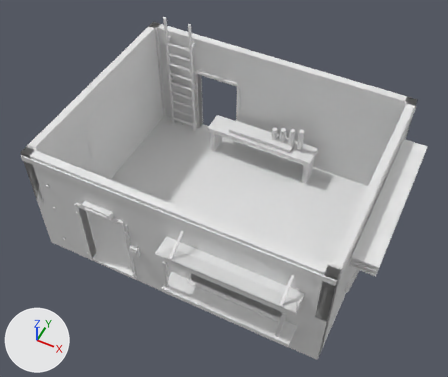
The OBJ model assets/tts/faultline-first-ruin-r1/assay-lab-open.obj: old version first, new version second.
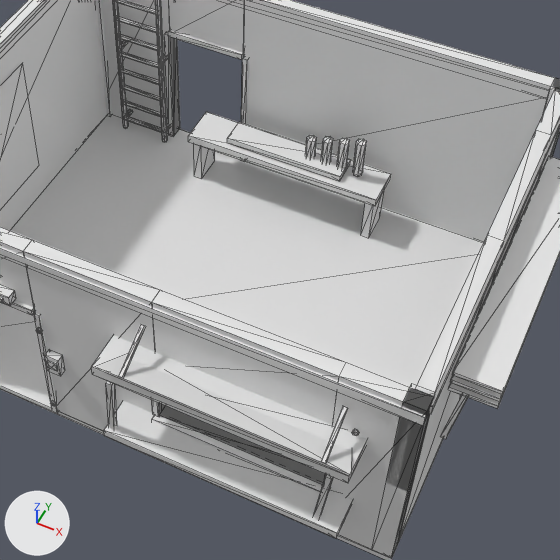
There are two pictures of each version: one whole from a 50 mm lens placed at (4.04, -8.23, 11.19), pointed at (0.16, -0.46, 1.49), one close up on the part from 23% to 91% of the width and 14% to 95% of the height. The lights are fixed; the arrows at lower left show +X, +Y and +Z. The first two pictures are the older version. The close-ups show mesh edges as thin lines. Where no turn or scale is listed for an object, it has been applied to the vertices.

In view in the first close-up: 'assay-lab-open'.
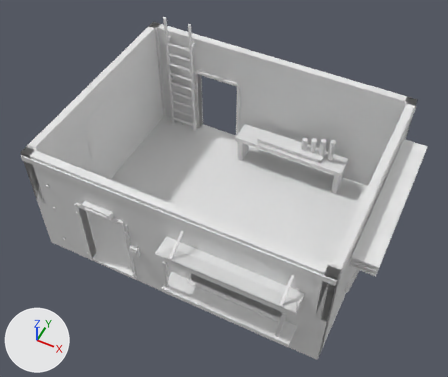
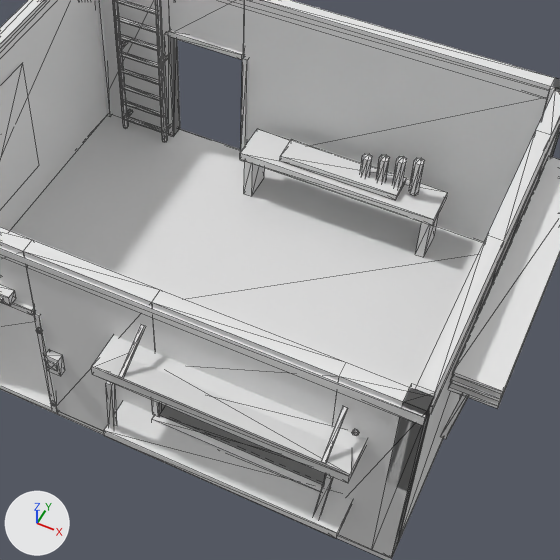
Location of each change, [x1, y1, x2, y2] in pixels of the close-ups (560 x 560 px; the box of a moved part takes in the faces that stretch with it):
part 1 of me_assay_lab_open, moved or reshaped: before [188, 112, 391, 206]; after [240, 129, 448, 226]
part 2 of me_assay_lab_open, moved or reshaped: before [194, 144, 215, 179]; after [244, 161, 264, 196]
part 3 of me_assay_lab_open, moved or reshaped: before [361, 192, 384, 238]; after [415, 214, 439, 257]
part 4 of me_assay_lab_open, moved or reshaped: before [227, 122, 351, 181]; after [280, 139, 407, 200]
part 5 of me_assay_lab_open, moved or reshaped: before [305, 135, 317, 158]; after [360, 154, 372, 177]
part 6 of me_assay_lab_open, moved or reshaped: before [321, 136, 333, 164]; after [376, 155, 389, 182]
part 7 of me_assay_lab_open, moved or reshaped: before [337, 138, 350, 169]; after [393, 156, 407, 189]
part 8 of me_assay_lab_open, moved or reshaped: before [353, 139, 367, 177]; after [409, 158, 425, 196]

The change, as a diff of the scene's bpy script:
```diff
--- a/assets/tts/faultline-first-ruin-r1/assay-lab-open.obj.py
+++ b/assets/tts/faultline-first-ruin-r1/assay-lab-open.obj.py
@@ me_assay_lab_open @@
 me_assay_lab_open.from_pydata(...)  # 870 vertices, 1430 faces; spans x -3.26..3.69, y -2.95..2.5, z 0.0..3.3
 # used by ob_assay_lab_open; location = (0.0, 0.0, 0.0)
+# me_assay_lab_open part 1: the loose piece of 8 vertices spanning x -1.33..1.33, y 1.62..2.14, z 0.77..0.88 is moved by (0.76, 0.0, 0.0)
+# me_assay_lab_open part 2: the loose piece of 8 vertices spanning x -1.29..-1.18, y 1.68..2.08, z 0.08..0.77 is moved by (0.76, 0.0, 0.0)
+# me_assay_lab_open part 3: the loose piece of 8 vertices spanning x 1.18..1.29, y 1.68..2.08, z 0.08..0.77 is moved by (0.76, 0.0, 0.0)
+# me_assay_lab_open part 4: the loose piece of 8 vertices spanning x -0.8..0.8, y 1.7..2.06, z 0.9..0.98 is moved by (0.76, 0.0, 0.0)
+# me_assay_lab_open part 5: the loose piece of 14 vertices spanning x 0.24..0.36, y 1.84..1.97, z 0.94..1.27 is moved by (0.76, 0.0, 0.0)
+# me_assay_lab_open part 6: the loose piece of 14 vertices spanning x 0.46..0.58, y 1.84..1.97, z 0.94..1.34 is moved by (0.76, 0.0, 0.0)
+# me_assay_lab_open part 7: the loose piece of 14 vertices spanning x 0.68..0.8, y 1.84..1.97, z 0.94..1.41 is moved by (0.76, 0.0, 0.0)
+# me_assay_lab_open part 8: the loose piece of 14 vertices spanning x 0.9..1.02, y 1.84..1.97, z 0.94..1.48 is moved by (0.76, 0.0, 0.0)
```
